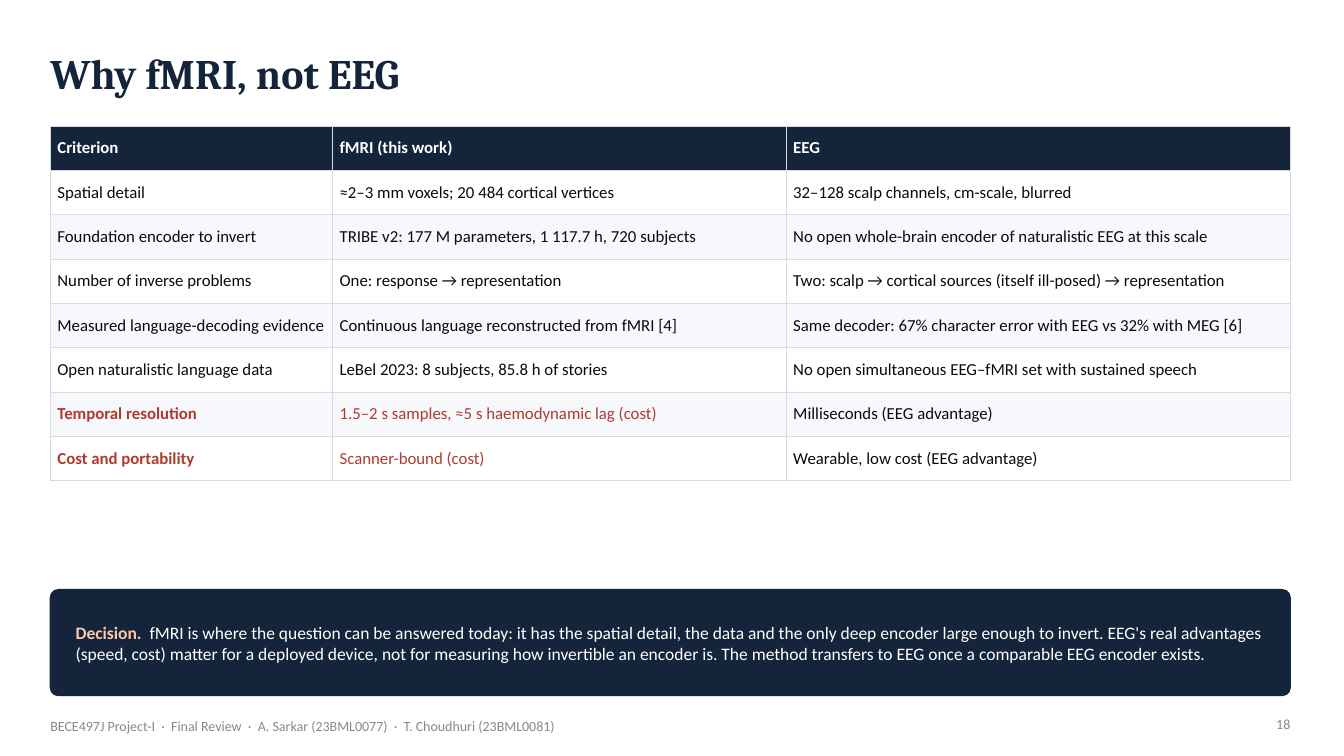
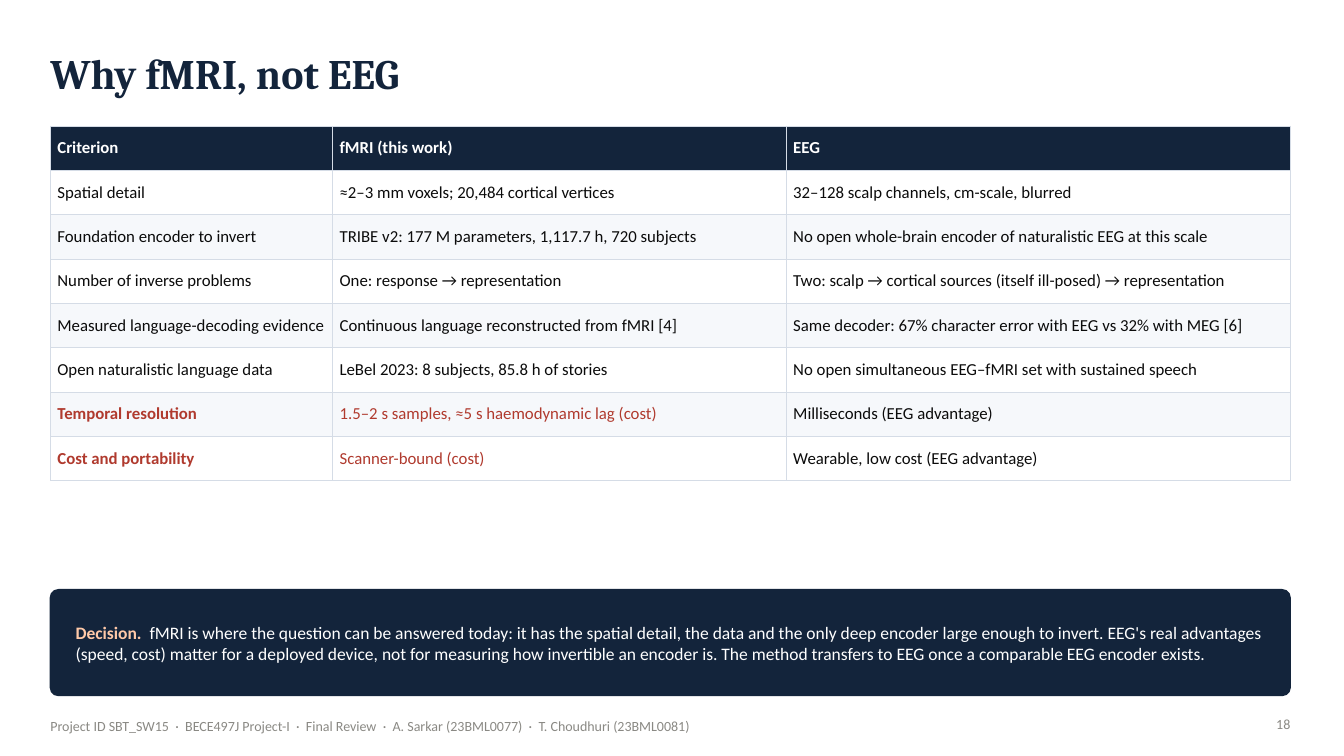
Before and after one commit to Ivxn404/semantic-decoding-tribe-inversion, a slide deck: slide 18 of deck/Final_Sarkar_Choudhuri.pptx. Drawn at 1344x756 pixels with LibreOffice and Linux fonts; fonts in the diff are those of the drawing. Boxes give left, top, right and bottom in pixels: in the first picture for what was removed or moved away, otherwise in the second. Text is boxed around its words. In the diff, an @@ line names an element or a change of style, - is before the commit and + after.

Commit message:
Review III submission files (SBT_SW15): thesis, presentation, poster, 90-s video

```diff
--- a/deck/Final_Sarkar_Choudhuri.pptx
+++ b/deck/Final_Sarkar_Choudhuri.pptx
@@ table at (x1=50, y1=126, x2=1291, y2=471) @@
-row 2, column 2: ≈2–3 mm voxels; 20 484 cortical vertices
+row 2, column 2: ≈2–3 mm voxels; 20,484 cortical vertices
-row 3, column 2: TRIBE v2: 177 M parameters, 1 117.7 h, 720 subjects
+row 3, column 2: TRIBE v2: 177 M parameters, 1,117.7 h, 720 subjects
@@ text at (x1=50, y1=721, x2=689, y2=733): text changed @@
-BECE497J Project-I · Final Review · A. Sarkar (23BML0077) · T. Choudhuri (23BML0081)
+Project ID SBT_SW15 · BECE497J Project-I · Final Review · A. Sarkar (23BML0077) · T. Choudhuri (23BML0081)
```
Also in this commit, not shown: 65 other slides changed, 9 other files.
